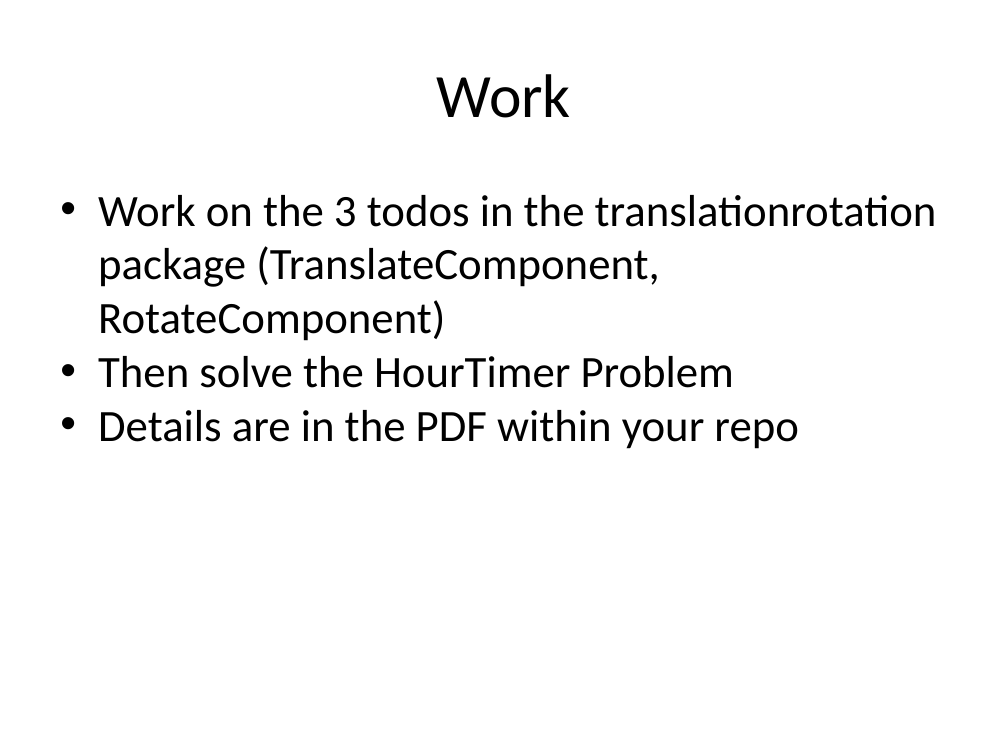
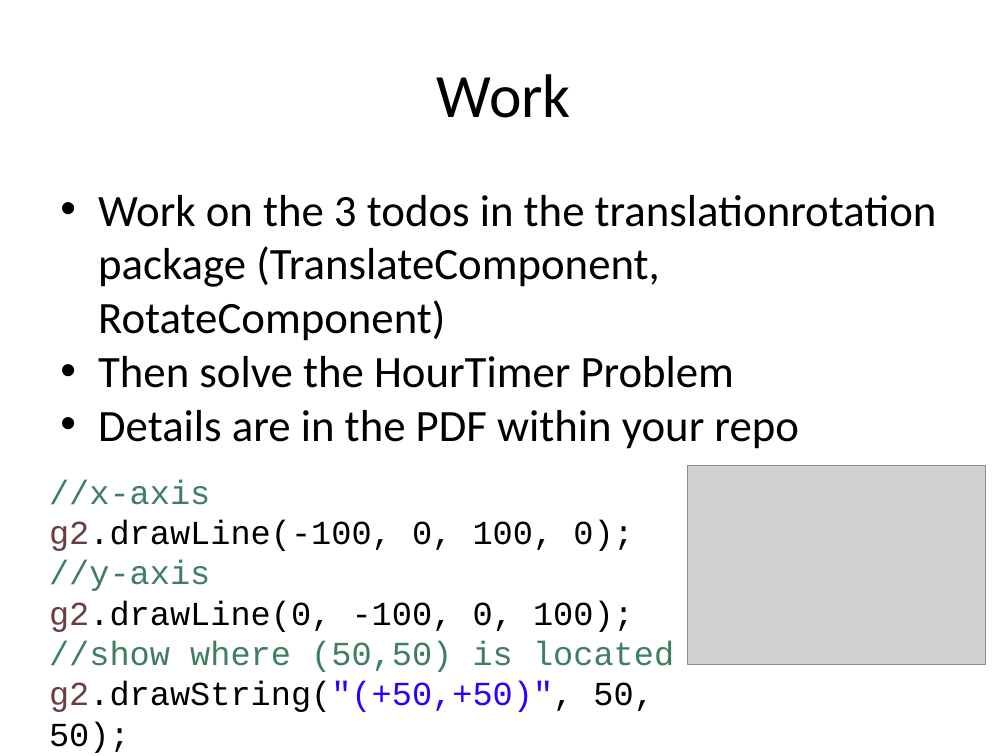
Before and after one commit to RHIT-CSSE/csse220, a slide deck: slide 13 of ClassMaterials/IntroToGraphics/Slides/Graphics.pptx (slide 12 before the commit). Drawn at 1008x756 pixels with LibreOffice and Linux fonts; fonts in the diff are those of the drawing; grey boxes stand for pictures. Boxes give left, top, right and bottom in pixels: in the first picture for what was removed or moved away, otherwise in the second. Text is boxed around its words. In the diff, an @@ line names an element or a change of style, - is before the commit and + after.

```diff
--- a/ClassMaterials/IntroToGraphics/Slides/Graphics.pptx
+++ b/ClassMaterials/IntroToGraphics/Slides/Graphics.pptx
@@ text added at (49, 479, 674, 712), 24 pt, text #000000 @@
+//x-axis
+g2.drawLine(-100, 0, 100, 0);
+//y-axis
+g2.drawLine(0, -100, 0, 100);
+//show where (50,50) is located
+g2.drawString("(+50,+50)", 50, 50);
@@ picture added at (687, 466, 986, 664) @@
```
Also in this commit, not shown: 1 other slide changed, 4 slides added, 1 slide removed, 1 other file.
